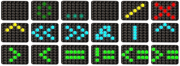
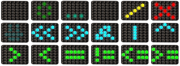
Layer changes from the first 180 × 66 image to the second:
added layer "no-power" above "no-op" over (0, 22, 29, 43)
